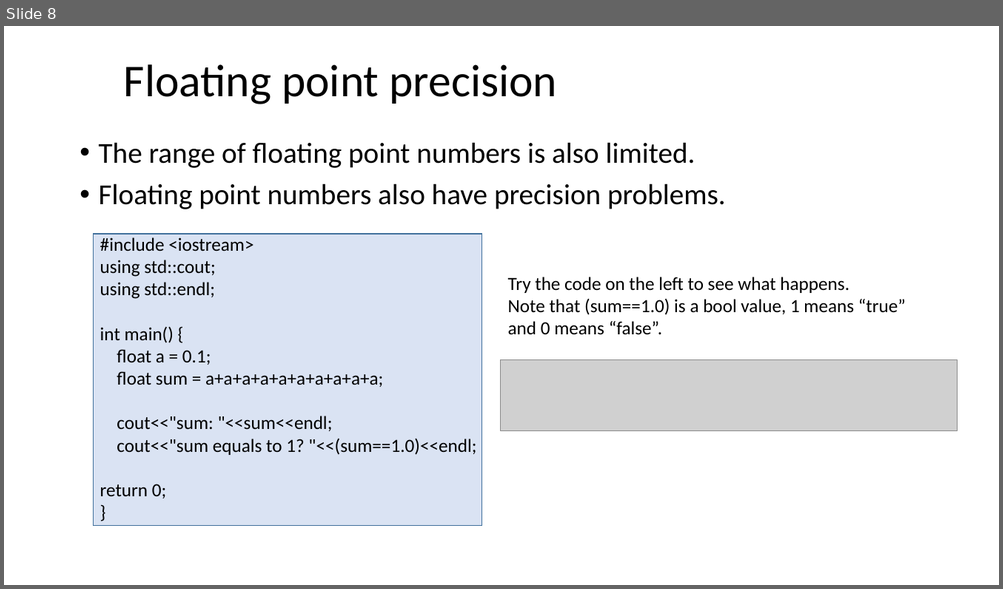
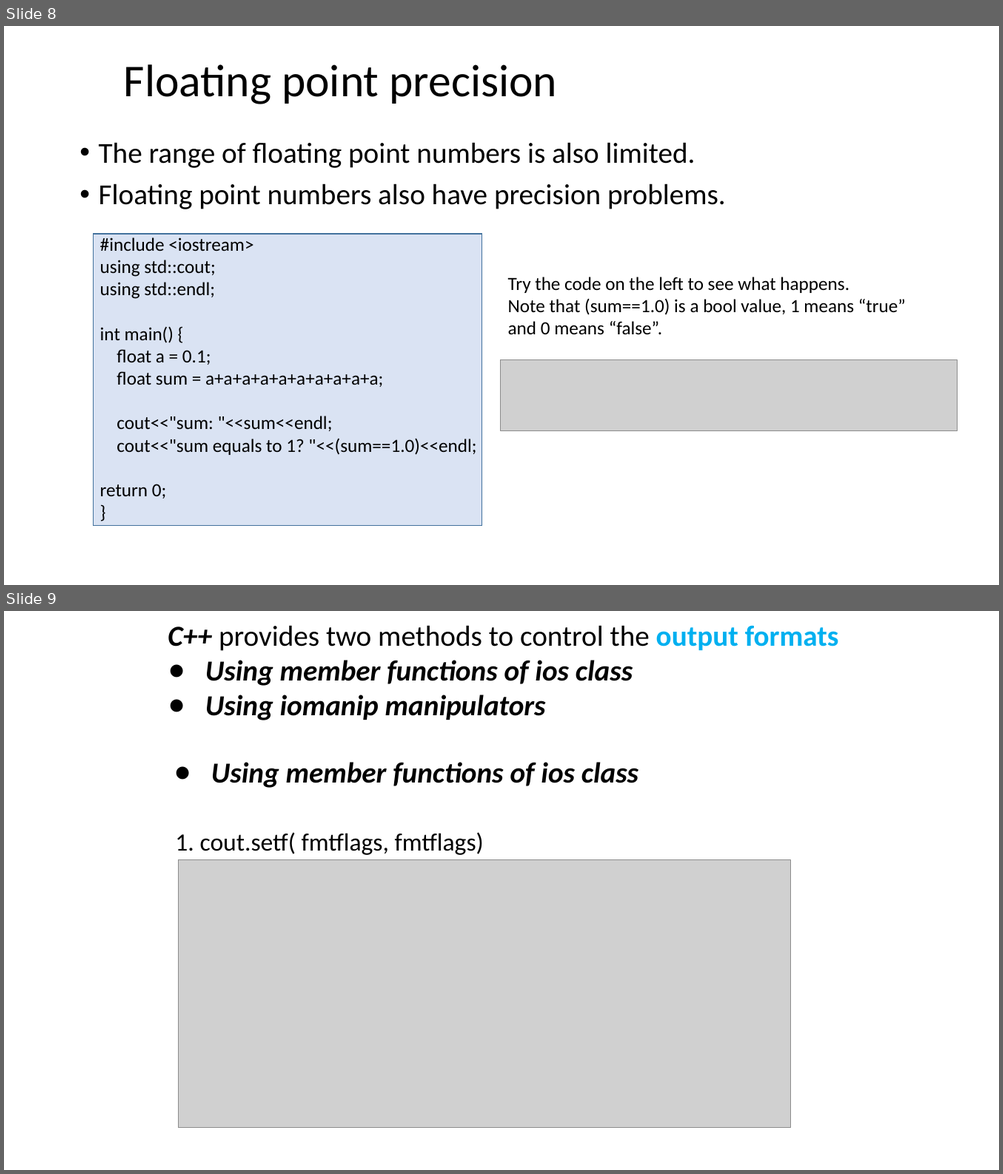
Before and after one commit to dayekuaipao/CPPLearning, a slide deck: week02/Lab02.pptx. Shown one above the other, each under a label of ours: slide 8 before the commit, slides 8 and 9 after it. The pictures are 1003x589 and 1003x1174 pixels, drawn with LibreOffice and Linux fonts; fonts in the diff are those of the drawing; grey boxes stand for pictures; background and template pictures are left out. Boxes give left, top, right and bottom in pixels: in the first picture for what was removed or moved away, otherwise in the second. Text is boxed around its words. In the diff, an @@ line names an element or a change of style, - is before the commit and + after.

```diff
--- a/week02/Lab02.pptx
+++ b/week02/Lab02.pptx
@@ slide 9 added at bbox=[4, 611, 999, 1170], background #FFFFFF @@
@@ text added at bbox=[168, 625, 839, 721], 28 pt, text #000000, bold, italic @@
+C++ provides two methods to control the output formats
+● Using member functions of ios class
+● Using iomanip manipulators
@@ text added at bbox=[211, 762, 638, 788], 28 pt, text #000000, bold, italic @@
+● Using member functions of ios class
@@ text added at bbox=[175, 832, 484, 855], 24 pt, text #000000 @@
+1. cout.setf( fmtflags, fmtflags)
@@ picture added at bbox=[179, 860, 791, 1128] @@
```
Also in this commit, not shown: 6 slides changed, 5 other slides added, 2 slides removed.
